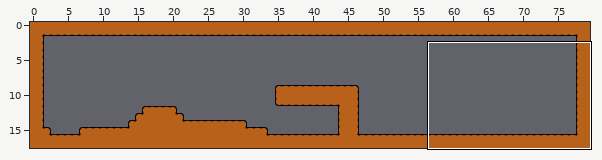
Two states of a Tiled map, Resources/room2-00.tmx. The picture above shows the old version from afar; the outline marks the close-up.
Close-up. Before:
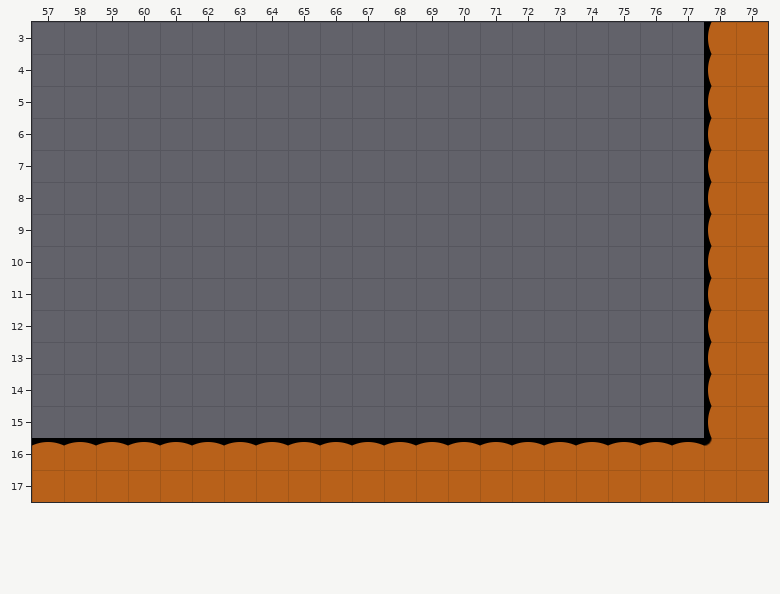
Cells are 32x32 px. Shown: x 57..79, y 3..17.
The same view after the edit:
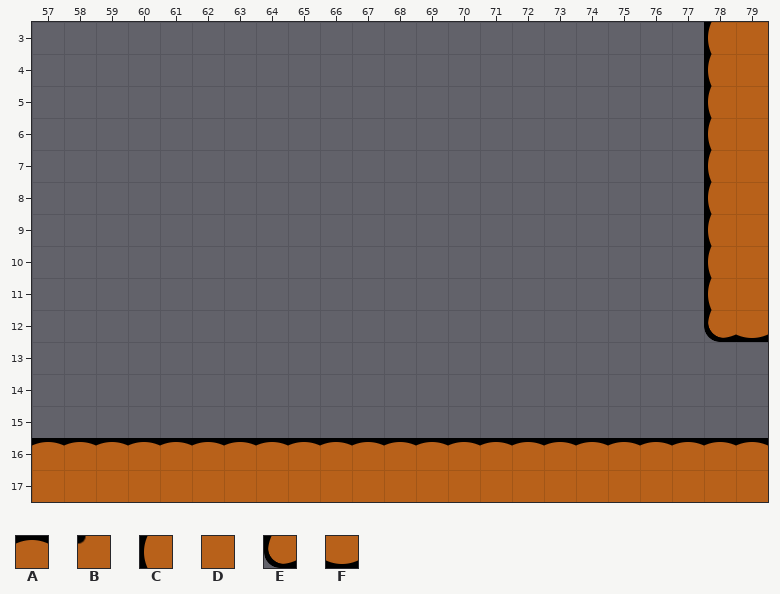
Key: from "tilemap2": A 1, B 3, C 5, D 6, E 10, F 11.
_ is an empty cell.
Difference:
Layer "main-layer":
The edit turns tile B into tile A in row 16 at x 78.
The edit turns tile D into tile A in row 16 at x 79.
The edit turns tile C into tile E in row 12 at x 78.
The edit turns tile D into tile F in row 12 at x 79.
The edit erases tile C in rows 13 to 15 at x 78.
The edit erases tile D in rows 13 to 15 at x 79.
Changed places in both close-ups, as pixel boxes (x1, y1, x2, y2):
changed: (704, 323, 768, 446)
